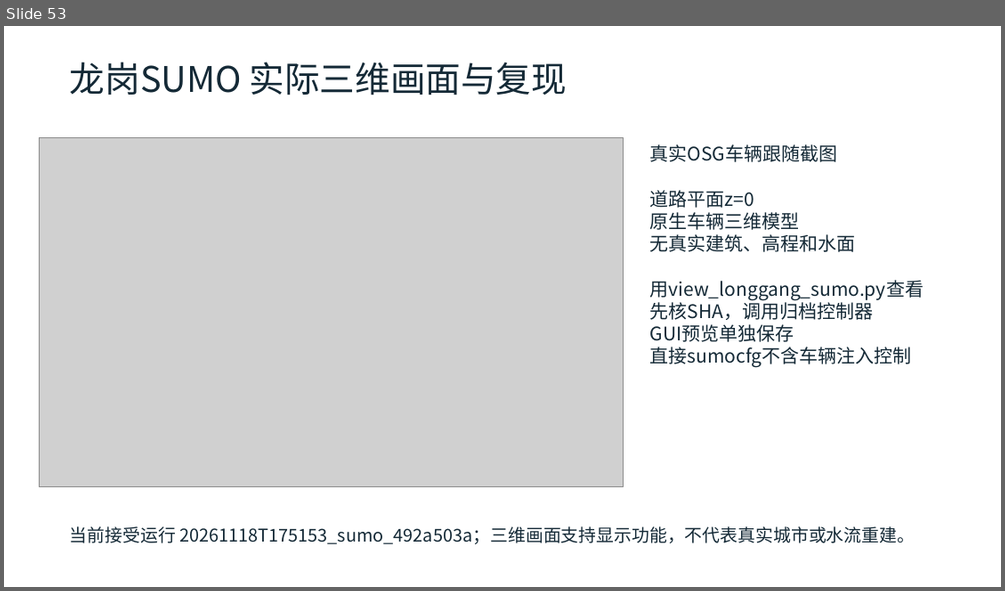
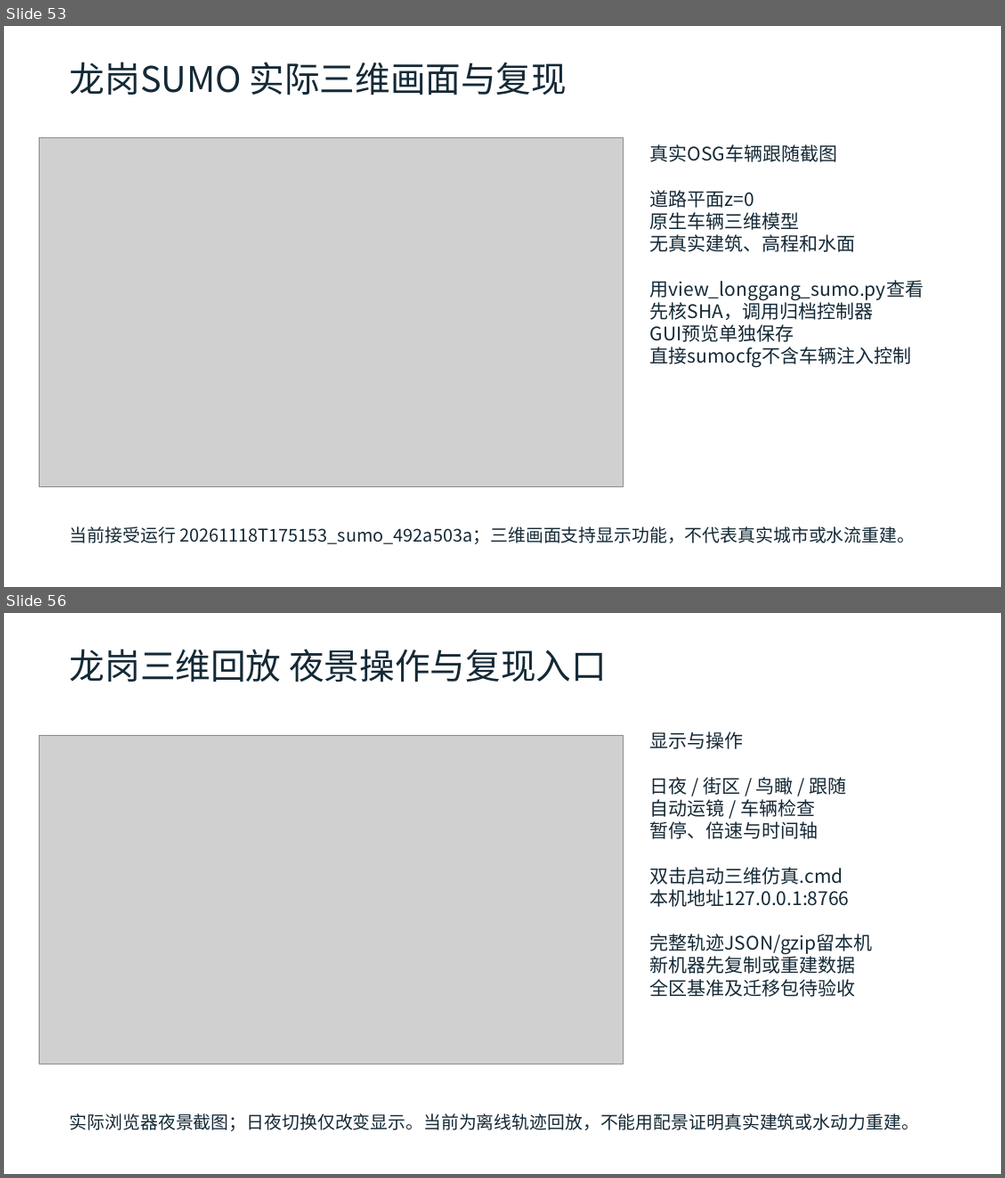
Before and after one commit to zhzhzh666/jiaotong, a slide deck: docs/deliverables/开题与阶段进展汇报.pptx. Shown one above the other, each under a label of ours: slide 53 before the commit, slides 53 and 56 after it; the slides between them are not shown. The pictures are 1005x591 and 1005x1178 pixels, drawn with LibreOffice and Linux fonts; fonts in the diff are those of the drawing; grey boxes stand for pictures. Boxes give left, top, right and bottom in pixels: in the first picture for what was removed or moved away, otherwise in the second. Text is boxed around its words. In the diff, an @@ line names an element or a change of style, - is before the commit and + after.

```diff
--- a/docs/deliverables/开题与阶段进展汇报.pptx
+++ b/docs/deliverables/开题与阶段进展汇报.pptx
@@ slide 56 added at <box>4,613,1001,1174</box>, background #FFFFFF @@
@@ text added at <box>70,649,607,682</box>, 34 pt, text #142936 @@
+龙岗三维回放 夜景操作与复现入口
@@ picture added at <box>39,735,623,1063</box> @@
@@ text added at <box>650,731,873,997</box>, 18 pt, text #142936 @@
+显示与操作
+日夜 / 街区 / 鸟瞰 / 跟随
+自动运镜 / 车辆检查
+暂停、倍速与时间轴
+双击启动三维仿真.cmd
+本机地址127.0.0.1:8766
+完整轨迹JSON/gzip留本机
+新机器先复制或重建数据
+全区基准及迁移包待验收
@@ text added at <box>70,1113,919,1131</box>, 17 pt, text #142936 @@
+实际浏览器夜景截图；日夜切换仅改变显示。当前为离线轨迹回放，不能用配景证明真实建筑或水动力重建。
```
Also in this commit, not shown: 8 slides changed, 2 other slides added, 17 other files.
